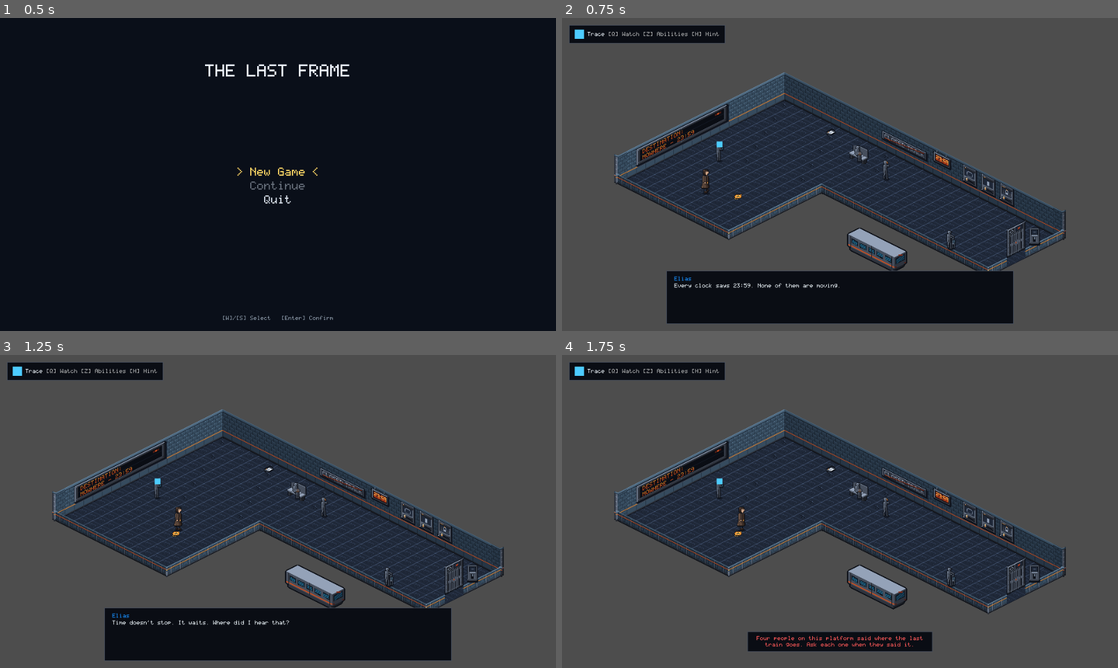
Above: before the commit, frames 1-4 (two rows, left to right).
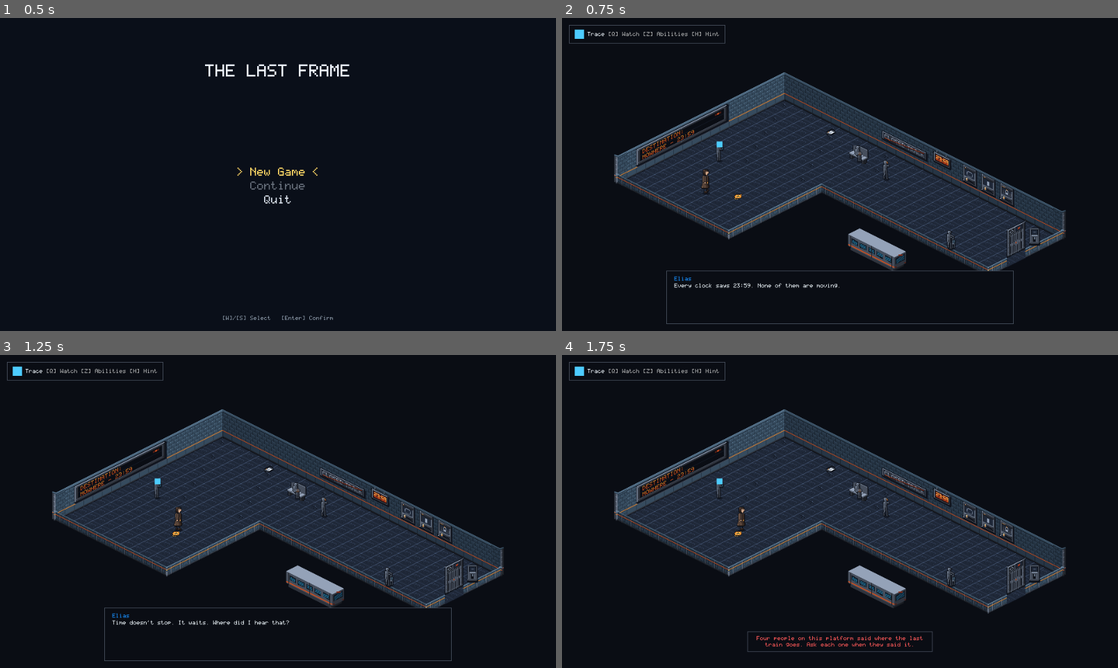
Above: after the commit, the same moments.

Repository: Zeeynrs/the-last-frame
Game: Godot game, scene res://scenes/boot/Boot.tscn
Same seed, same stepped clock (60 frames per second), same inputs: the game is played once before the commit and once after it.
Inputs (mouse positions are in pixels of both pictures, inside the frame that each line leads up to):
- Up to frame 1 (0.5 s): no input
- Up to frame 2 (0.75 s): tap Enter at 0.5 s; move the mouse to (962, 158) at 0.52 s; hold D (move_right) from 0.53 s (still down); hold H (hint) from 0.53 s (still down); click (962, 158) at 0.67 s
- Up to frame 3 (1.25 s): keep holding D (move_right); keep holding H (hint); tap Space at 0.77 s
- Up to frame 4 (1.75 s): release D (move_right) at 1.25 s; release H (hint) at 1.25 s; drag from (728, 527) to (1017, 589) at 1.27 s

Frame 1 is identical in both runs. In frame 2, 62% of the frame differs, in the area x 0-100%, y 0-100%; in frame 3, 62%; in frame 4, 70%.

Commit message:
fix(TLF-072): outro plays itself to the end; dark margin colour
- Ch01Outro: its own advances go through _timeline_advance(), which the
  line_advanced handler ignores, so OP_B10_02 and the 1.2 s hold play
  without input; manual advance, skip and reduced_effects unchanged
- tests: outro plays to the end without input; manual advance and skip
  still work (the first fails on aa05806)
- default_clear_color #0A0D14 (TLF-CH01-32 index 00), asserted in
  test_project_settings
- screenshots re-taken; 1280x720 window shot and probe; handoff notes the
  stale 640x360 lines in ART_BIBLE / ADR_LOG (not edited)

Co-Authored-By: Claude Opus 5.5 <noreply@anthropic.com>

Diff:
--- a/project.godot
+++ b/project.godot
@@ -158,6 +158,7 @@
 [rendering]
 
 textures/canvas_textures/default_texture_filter=0
+environment/defaults/default_clear_color=Color(0.0392157, 0.0509804, 0.0784314, 1)
 rendering_device/driver.windows="d3d12"
 2d/snap/snap_2d_transforms_to_pixel=true
 
--- a/scripts/ui/cinematics/ch01_outro.gd
+++ b/scripts/ui/cinematics/ch01_outro.gd
@@ -61,6 +61,7 @@
 var _current_shot: int = 0
 var _device_click_fired: bool = false
 var _dialogue_manually_advanced: bool = false
+var _timeline_advancing: bool = false   ## true while the timeline itself advances the dialogue
 var _dialogue_finished: bool = false
 
 
@@ -202,8 +203,9 @@
 
 
 func _update_timeline_shots() -> void:
-	if _dialogue_finished or _dialogue_manually_advanced:
-		# If dialogue finished early via manual taps or test runner, finish after brief settle
+	if _dialogue_manually_advanced:
+		# The player advanced the lines ([Enter]): they drive the dialogue now, and the cinematic
+		# ends with the last line.
 		if _dialogue_finished:
 			_finish_cinematic()
 		return
@@ -244,7 +246,7 @@
 			shot_advanced.emit(4)
 			if _diag != null and _diag.is_active:
 				if _diag.current_line_index == 0:
-					_diag.advance_line()
+					_timeline_advance()
 				if _diag.panel != null:
 					_diag.panel.visible = true
 
@@ -263,7 +265,7 @@
 			shot_advanced.emit(6)
 			if _diag != null and _diag.is_active:
 				if _diag.current_line_index == 1:
-					_diag.advance_line()
+					_timeline_advance()
 				if _diag.panel != null:
 					_diag.panel.visible = true
 
@@ -273,13 +275,22 @@
 			_current_shot = 7
 			shot_advanced.emit(7)
 			if _diag != null and _diag.is_active:
-				_diag.advance_line()
+				_timeline_advance()
 
 	elif _timeline >= outro_end:
 		_finish_cinematic()
 
 
+## Advances the dialogue on the timeline's schedule; not a manual advance.
+func _timeline_advance() -> void:
+	_timeline_advancing = true
+	_diag.advance_line()
+	_timeline_advancing = false
+
+
 func _on_dialogue_line_advanced(_line_idx: int, _total: int) -> void:
+	if _timeline_advancing:
+		return
 	_dialogue_manually_advanced = true
 	if _diag != null and _diag.panel != null:
 		_diag.panel.visible = true
--- a/tests/chapters/ch01/test_ch01_outro_cinematic.gd
+++ b/tests/chapters/ch01/test_ch01_outro_cinematic.gd
@@ -408,3 +408,94 @@
 	_assert_true(audio_clicked[0], "device_click_played signal emitted for TLF-064")
 
 	outro.free()
+
+
+# -------------------------------------------------------------------------------------------------
+# 10. TLF-072: the timeline plays the lines by itself (TLF-059 timing table)
+# -------------------------------------------------------------------------------------------------
+func _outro_with_dialogue() -> Dictionary:
+	var diag := (load("res://scenes/ui/DialogueBox.tscn") as PackedScene).instantiate() as DialogueBox
+	_tree().root.add_child(diag)
+	var outro := (load(OUTRO_SCENE_PATH) as PackedScene).instantiate() as Ch01Outro
+	_tree().root.add_child(outro)
+	var events := {"completed": 0, "skipped": 0}
+	outro.cinematic_completed.connect(func() -> void: events["completed"] += 1)
+	outro.cinematic_skipped.connect(func() -> void: events["skipped"] += 1)
+	outro.start(null, null, diag)
+	return {"outro": outro, "diag": diag, "log": events}
+
+
+## Steps the outro's own clock (no input) until `until_t` seconds, in 1/20 s frames.
+func _run_outro_to(outro: Ch01Outro, until_t: float) -> void:
+	while outro._timeline < until_t - 0.001 and outro.is_playing():
+		outro._process(0.05)
+
+
+func _free_outro(rig: Dictionary) -> void:
+	if is_instance_valid(rig["outro"]):
+		rig["outro"].free()
+	rig["diag"].free()
+
+
+## Without any input the cinematic shows EL_B10_01, OP_B10_01 and OP_B10_02 at their table times,
+## holds the vista for outro_hold_duration after the last line and then completes, unskipped.
+## Before TLF-072 its own advance to OP_B10_01 counted as a manual one and it stopped there.
+func test_outro_plays_to_the_end_without_input() -> void:
+	var rig := _outro_with_dialogue()
+	var outro: Ch01Outro = rig["outro"]
+	var diag: DialogueBox = rig["diag"]
+	var t1_end := outro.line1_delay + outro.line1_duration              # 3.0
+	var t2_start := t1_end + outro.line2_pause                          # 4.0
+	var t3_start := t2_start + outro.line2_duration + outro.line3_pause # 6.8
+	var t3_end := t3_start + outro.line3_duration                       # 8.6
+	var outro_end := t3_end + outro.outro_hold_duration                 # 9.8
+
+	_run_outro_to(outro, outro.line1_delay + 0.1)
+	_assert_eq(diag.current_line_index, 0, "EL_B10_01 at %.1f s" % outro._timeline)
+	_run_outro_to(outro, t2_start + 0.1)
+	_assert_eq(diag.current_line_index, 1, "OP_B10_01 ('You are late.') at %.1f s, by itself" % outro._timeline)
+	_assert_true(diag.panel.visible, "its panel is shown")
+	_run_outro_to(outro, t3_start + 0.1)
+	_assert_eq(diag.current_line_index, 2, "OP_B10_02 ('Again.') at %.1f s, by itself" % outro._timeline)
+	_assert_eq(diag.text_label.text, tr("OP_B10_02"), "the 'Again.' text is on screen")
+	_run_outro_to(outro, t3_end + 0.1)
+	_assert_false(diag.is_active, "the dialogue ends after OP_B10_02's duration")
+	_assert_true(outro.is_playing(), "the final hold on the city: still playing at %.1f s" % outro._timeline)
+	_assert_eq(rig["log"]["completed"], 0, "not completed during the hold")
+	_run_outro_to(outro, outro_end + 0.2)
+	_assert_false(outro.is_playing(), "finished after the hold")
+	_assert_eq(rig["log"]["completed"], 1, "cinematic_completed once")
+	_assert_eq(rig["log"]["skipped"], 0, "never skipped")
+	_assert_eq(outro.get_current_pan_x(), -320.0, "pan ended at -320")
+	_free_outro(rig)
+
+
+## [Enter] still moves the lines on ahead of the timeline and ends the cinematic with the last
+## line; skipping still works after the timeline has advanced a line itself.
+func test_outro_manual_advance_and_skip_still_work() -> void:
+	var rig := _outro_with_dialogue()
+	var outro: Ch01Outro = rig["outro"]
+	var diag: DialogueBox = rig["diag"]
+	_run_outro_to(outro, 1.0)
+	diag.advance_line()   # [Enter] during EL_B10_01
+	_assert_eq(diag.current_line_index, 1, "manual advance shows OP_B10_01 at once (1.0 s)")
+	_run_outro_to(outro, 1.5)
+	_assert_eq(diag.current_line_index, 1, "the timeline does not move it back or on")
+	diag.advance_line()
+	_assert_eq(diag.current_line_index, 2, "manual advance shows OP_B10_02")
+	diag.advance_line()
+	_assert_false(diag.is_active, "manual advance past the last line ends the dialogue")
+	_run_outro_to(outro, 1.6)
+	_assert_eq(rig["log"]["completed"], 1, "the cinematic completes with the last manual line")
+	_assert_eq(rig["log"]["skipped"], 0, "without a skip")
+	_free_outro(rig)
+
+	var rig2 := _outro_with_dialogue()
+	var outro2: Ch01Outro = rig2["outro"]
+	_run_outro_to(outro2, 4.5)
+	_assert_eq((rig2["diag"] as DialogueBox).current_line_index, 1, "timeline advanced to OP_B10_01")
+	outro2.skip()
+	_assert_eq(rig2["log"]["skipped"], 1, "skip after a timeline advance: skipped")
+	_assert_eq(rig2["log"]["completed"], 1, "and completed")
+	_assert_false((rig2["diag"] as DialogueBox).is_active, "the dialogue is closed by the skip")
+	_free_outro(rig2)
--- a/tests/test_project_settings.gd
+++ b/tests/test_project_settings.gd
@@ -91,6 +91,12 @@
 	_assert_eq(ProjectSettings.get_setting("display/window/stretch/aspect"), "keep", "stretch/aspect must be keep")
 	_assert_eq(ProjectSettings.get_setting("display/window/stretch/scale_mode"), "integer", "stretch/scale_mode must be integer")
 
+	# Margin around rooms smaller than the view (TLF-072): the clear colour is TLF-CH01-32 index 00,
+	# Abyssal Void #0A0D14, the palette's darkest colour. It only fills where nothing is drawn.
+	var clear: Color = ProjectSettings.get_setting("rendering/environment/defaults/default_clear_color")
+	_assert_eq(clear.to_html(true), "0a0d14ff", "default_clear_color must be #0A0D14 (TLF-CH01-32 index 00)")
+	_assert_eq(RenderingServer.get_default_clear_color().to_html(true), "0a0d14ff", "and the renderer uses it")
+
 	# Pixel-art rendering: nearest filter and pixel snap
 	_assert_eq(ProjectSettings.get_setting("rendering/textures/canvas_textures/default_texture_filter"), 0, "default_texture_filter must be 0 (Nearest)")
 	_assert_eq(ProjectSettings.get_setting("rendering/2d/snap/snap_2d_transforms_to_pixel"), true, "snap_2d_transforms_to_pixel must be true")
--- a/tools/capture_tlf072.gd
+++ b/tools/capture_tlf072.gd
@@ -114,15 +114,12 @@
 	await _wait(7.6)
 	print("OUTRO end pan x %s plate %s" % [outro.get_current_pan_x(), outro.plate_container.position])
 	await _shot("shot_10_cinematic_end.png")
-	# The outro waits for [Enter] after its own advance to OP_B10_01 (see the TLF-072 handoff), so
-	# the capture advances the last two lines itself.
-	if diag != null and diag.is_active:
-		diag.advance_line()
-		await _shot("shot_10b_cinematic_end_again.png")
-		diag.advance_line()
+	print("OUTRO end line %d active %s" % [diag.current_line_index if diag != null else -2, diag.is_active if diag != null else false])
 
-	# 7. Chapter-complete overlay (after the cinematic) with the SceneRouter hint.
-	await _wait(1.5)
+	# 7. Chapter-complete overlay (the cinematic ends by itself after its 1.2 s hold) with the
+	# SceneRouter hint.
+	await _wait(2.0)
+	print("OUTRO finished: %s" % [not is_instance_valid(outro)])
 	var scene_router := root.get_node_or_null("SceneRouter")
 	if scene_router != null:
 		scene_router.call("_show_complete_hint")   # shown by SceneRouter when it launched the chapter
--- /dev/null
+++ b/tools/capture_tlf072_window.gd
@@ -0,0 +1,25 @@
+extends SceneTree
+## TLF-072: how the 960x540 canvas lands in a window smaller than 1920x1080. Run in a renamed scratch
+## copy: godot --path . --resolution 1280x720 -s tools/capture_tlf072_window.gd
+## Prints the stretch numbers and saves the whole window (borders included) as shot_12.
+func _initialize() -> void:
+	call_deferred("_run")
+
+func _run() -> void:
+	var title: Node = (load("res://scenes/ui/title_screen.tscn") as PackedScene).instantiate()
+	root.add_child(title)
+	for i in 20:
+		await process_frame
+	await RenderingServer.frame_post_draw
+	var win := DisplayServer.window_get_size()
+	print("WINDOW size %s  content_scale_mode %d  aspect %d  stretch %d  content_scale_size %s" % [win, root.content_scale_mode, root.content_scale_aspect, root.content_scale_stretch, root.content_scale_size])
+	print("VISIBLE rect %s  final transform %s" % [root.get_visible_rect(), root.get_final_transform()])
+	var pos := DisplayServer.window_get_position()
+	var screen := DisplayServer.window_get_current_screen()
+	var img := DisplayServer.screen_get_image(screen)
+	if img != null:
+		var origin := pos - DisplayServer.screen_get_position(screen)
+		var shot := img.get_region(Rect2i(origin, win))
+		shot.save_png(ProjectSettings.globalize_path("res://docs/handoffs/TLF-072/shot_12_window_1280x720.png"))
+		print("CAPTURED window %s at %s" % [shot.get_size(), origin])
+	quit(0)
Binary file changed: docs/handoffs/TLF-072/shot_02_dialogue_line_arrival.png
Binary file changed: docs/handoffs/TLF-072/shot_03_arrival_spawn.png
Binary file changed: docs/handoffs/TLF-072/shot_04_arrival_gate.png
Binary file changed: docs/handoffs/TLF-072/shot_05_ability_wheel.png
Binary file changed: docs/handoffs/TLF-072/shot_06_feedback_line.png
Binary file changed: docs/handoffs/TLF-072/shot_07_document_viewer.png
Binary file changed: docs/handoffs/TLF-072/shot_08_old_room_maintenance_bay.png
Binary file changed: docs/handoffs/TLF-072/shot_08_old_room_signal_control.png
Binary file changed: docs/handoffs/TLF-072/shot_09_cinematic_start.png
Binary file changed: docs/handoffs/TLF-072/shot_10_cinematic_end.png
Binary file removed: docs/handoffs/TLF-072/shot_10b_cinematic_end_again.png
Binary file changed: docs/handoffs/TLF-072/shot_11_chapter_complete.png
(and 3 more such lines)
